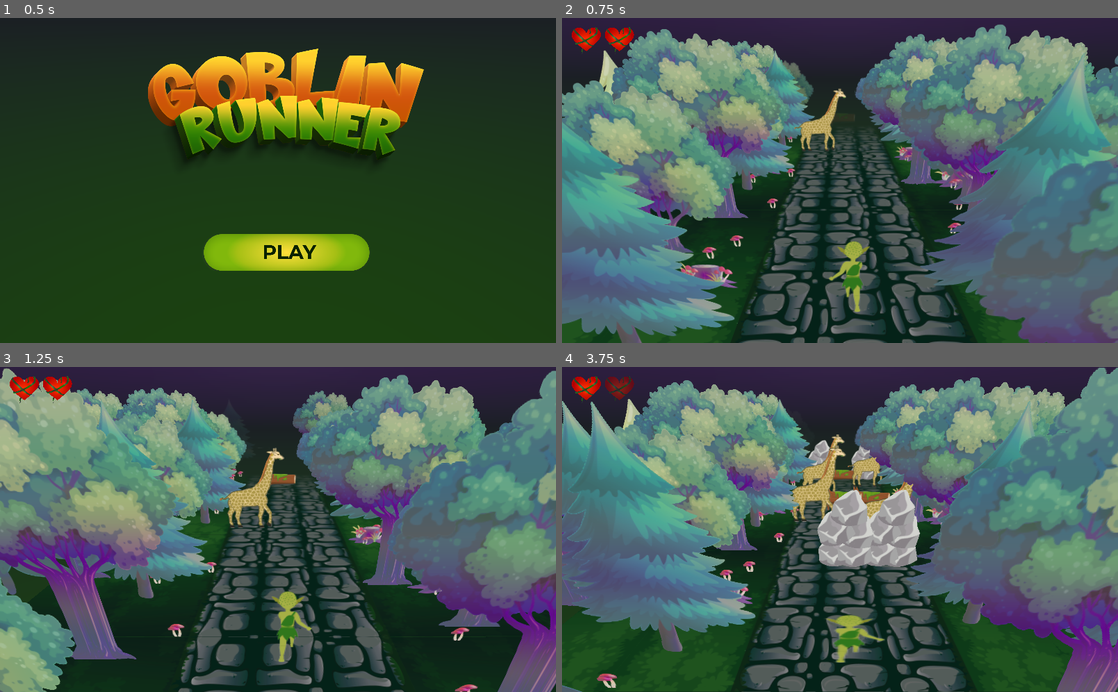
Above: before the commit, frames 1-4 (two rows, left to right).
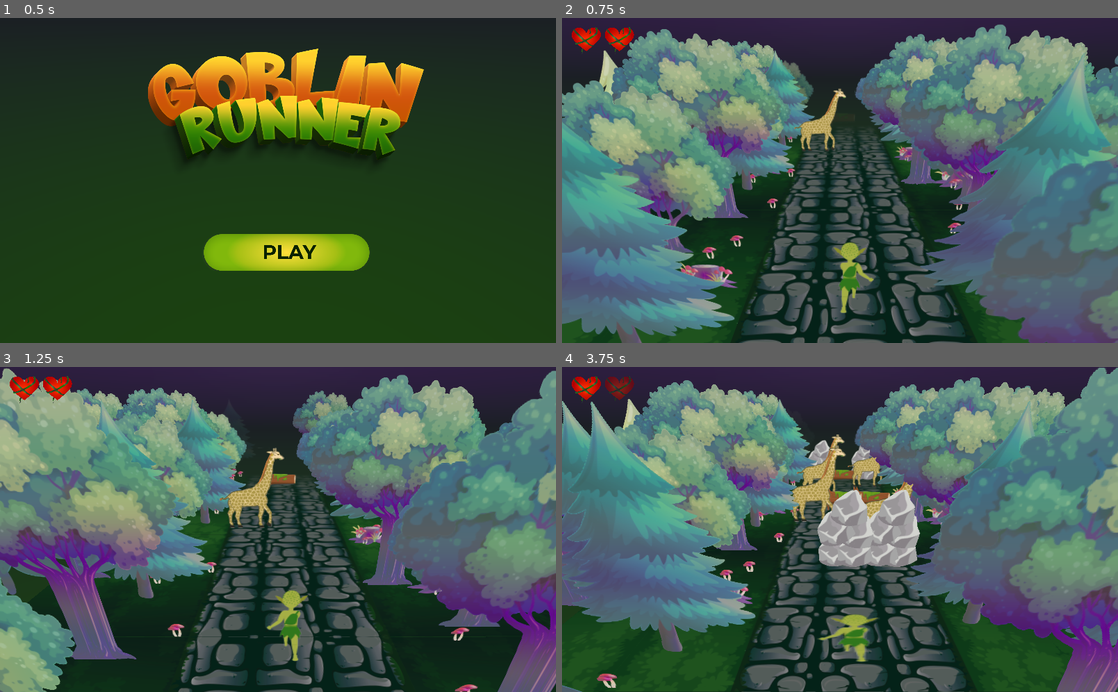
Above: after the commit, the same moments.

Repository: RafaelKuhn/globin
Game: Godot game, scene res://Menu.tscn
Same seed, same stepped clock (60 frames per second), same inputs: the game is played once before the commit and once after it.
Inputs (mouse positions are in pixels of both pictures, inside the frame that each line leads up to):
- Up to frame 1 (0.5 s): no input
- Up to frame 2 (0.75 s): click (851, 252) at 0.5 s
- Up to frame 3 (1.25 s): no input
- Up to frame 4 (3.75 s): tap Enter (ui_accept) at 1.25, 1.35, 1.52, 1.82, 2.27, 2.3, 2.57, 3.05 s; tap A (A_key) at 2.1 s; tap D (D_key) at 2.85 s; tap S (S_key) at 3.6 s

Frame 1 is identical in both runs. In frame 2, 0.5% of the frame differs, in the area x 48-57%, y 68-91%; in frame 3, 0.5%; in frame 4, 0.6%, in the area x 45-59%, y 76-92%.

Commit message:
refactor: node paths, folder structure, scale of menino ney

Diff:
--- a/Game.tscn
+++ b/Game.tscn
@@ -8,7 +8,6 @@
 [ext_resource path="res://obstacles/Gifa.tscn" type="PackedScene" id=6]
 [ext_resource path="res://hp/hp.gd" type="Script" id=7]
 [ext_resource path="res://obstacles/Win.tscn" type="PackedScene" id=8]
-[ext_resource path="res://obstacles/obstacle.gd" type="Script" id=9]
 
 [sub_resource type="ProceduralSky" id=2]
 sky_top_color = Color( 0.27339, 0.0858, 0.39, 1 )
@@ -430,18 +429,15 @@
 transform = Transform( 1, 0, 0, 0, 1, 0, 0, 0, 1, 1, 0, -187.853 )
 
 [node name="Win" parent="Obstacles" instance=ExtResource( 8 )]
-transform = Transform( 0.237947, 0, 0, 0, 0.237947, 0, 0, 0, 1.18973, 2, 0.534384, -194.33 )
-script = ExtResource( 9 )
+transform = Transform( 0.13, 0, 0, 0, 0.13, 0, 0, 0, 1, 2, 0, -194.33 )
 type = 3
 
 [node name="Win2" parent="Obstacles" instance=ExtResource( 8 )]
-transform = Transform( 0.237947, 0, 0, 0, 0.237947, 0, 0, 0, 1.18973, 3.18973, 0.534384, -194.33 )
-script = ExtResource( 9 )
+transform = Transform( 0.13, 0, 0, 0, 0.13, 0, 0, 0, 1, 3.18973, 0, -194.33 )
 type = 3
 
 [node name="Win3" parent="Obstacles" instance=ExtResource( 8 )]
-transform = Transform( 0.237947, 0, 0, 0, 0.237947, 0, 0, 0, 1.18973, 0.810266, 0.534384, -194.33 )
-script = ExtResource( 9 )
+transform = Transform( 0.13, 0, 0, 0, 0.13, 0, 0, 0, 1, 0.810266, 0, -194.33 )
 type = 3
 
 [node name="UI" type="Node2D" parent="."]
--- a/Menu.tscn
+++ b/Menu.tscn
@@ -1,8 +1,8 @@
 [gd_scene load_steps=6 format=2]
 
 [ext_resource path="res://menus/menu.gd" type="Script" id=1]
-[ext_resource path="res://menus/play(1).png" type="Texture" id=2]
-[ext_resource path="res://menus/GOBLIN-RUNNER-PNG.png" type="Texture" id=3]
+[ext_resource path="res://menus/sprites/play(1).png" type="Texture" id=2]
+[ext_resource path="res://menus/sprites/GOBLIN-RUNNER-PNG.png" type="Texture" id=3]
 
 [sub_resource type="ProceduralSky" id=2]
 sky_top_color = Color( 0.27339, 0.0858, 0.39, 1 )
--- a/game.gd
+++ b/game.gd
@@ -1,26 +1,36 @@
 extends Node
 
 const game_scene = preload("res://Game.tscn")
-const menu_scene = preload("res://Menu.tscn")
-const win_scene = preload("res://Won.tscn")
-const lost_scene = preload("res://Lost.tscn")
+
+const win_scene = preload("res://menus/Won.tscn")
+const lost_scene = preload("res://menus/Lost.tscn")
 
 const GAME_INSTANCE_NAME = "GAME_INSTANCE"
-const MENU_INSTANCE_NAME = "MENU_INSTANCE"
+
 const WIN_INSTANCE_NAME = "WIN_INSTANCE"
 const LOST_INSTANCE_NAME = "LOST_INSTANCE"
 
-func load_game_scene(): # TODO [prod]: menu limpa a si mesmo, o game não (ver)
+
+func lose_game():
+	load_lost_scene()
+
+func win_game():
+	load_won_scene()
+
+
+# TODO: [prod]: nunca se volta pra cena do menu, a cena do menu limpa a si mesma, o game não
+# const MENU_INSTANCE_NAME = "MENU_INSTANCE"
+# func load_menu_scene():
+# 	var menu_instance = menu_scene.instance()
+# 	menu_instance.name = MENU_INSTANCE_NAME
+# 	var root = get_tree().get_root()
+# 	root.remove_child(root.get_node(GAME_INSTANCE_NAME))
+# 	root.add_child(menu_instance)
+
+func load_game_scene():
 	var game_instance = game_scene.instance()
 	game_instance.name = GAME_INSTANCE_NAME
 	get_tree().get_root().add_child(game_instance)
-
-func load_menu_scene():
-	var menu_instance = menu_scene.instance()
-	menu_instance.name = MENU_INSTANCE_NAME
-	var root = get_tree().get_root()
-	root.remove_child(root.get_node(GAME_INSTANCE_NAME))
-	root.add_child(menu_instance)
 
 func load_won_scene():
 	var win_instance = win_scene.instance()
@@ -35,9 +45,3 @@
 	var root = get_tree().get_root()
 	root.remove_child(root.get_node(GAME_INSTANCE_NAME))
 	root.add_child(lost_instance)
-
-func lose_game():
-	load_lost_scene()
-
-func win_game():
-	load_won_scene()
--- a/global.gd
+++ b/global.gd
@@ -9,6 +9,8 @@
 const GAME_Z_START := -12
 const GAME_Z_END := 3.0
 
+const PLAYER_Z_POSITION := 0.0
+
 const ALPHA_INCREMENT_SPEED := 3.0
 
 const GAME_MANAGER_PATH = "/root/Game"
--- a/Won.tscn
+++ b/menus/Lost.tscn
@@ -1,9 +1,9 @@
 [gd_scene load_steps=7 format=2]
 
 [ext_resource path="res://menus/menu.gd" type="Script" id=1]
-[ext_resource path="res://dev/REPLAY.png" type="Texture" id=2]
-[ext_resource path="res://map/sprites/cogumelos.png" type="Texture" id=3]
-[ext_resource path="res://dev/GANHOU.png" type="Texture" id=4]
+[ext_resource path="res://map/sprites/cogumelos.png" type="Texture" id=2]
+[ext_resource path="res://menus/sprites/PERDEU.png" type="Texture" id=3]
+[ext_resource path="res://menus/sprites/REPLAY.png" type="Texture" id=4]
 
 [sub_resource type="ProceduralSky" id=2]
 sky_top_color = Color( 0.27339, 0.0858, 0.39, 1 )
@@ -32,7 +32,7 @@
 [node name="Goblin-Runner-Png" type="Sprite" parent="Menu"]
 position = Vector2( 527, 159 )
 scale = Vector2( 0.4, 0.4 )
-texture = ExtResource( 4 )
+texture = ExtResource( 3 )
 
 [node name="Camera" type="Camera" parent="Menu"]
 transform = Transform( -1, 3.6942e-05, -7.92224e-05, 0, 0.906308, 0.422618, 8.74122e-05, 0.422618, -0.906308, 1.871, 3.493, 2.888 )
@@ -55,14 +55,15 @@
 margin_right = 1411.0
 margin_bottom = 324.0
 rect_scale = Vector2( 0.3, 0.3 )
-texture_normal = ExtResource( 2 )
+texture_normal = ExtResource( 4 )
 __meta__ = {
 "_edit_use_anchors_": false
 }
 
 [node name="Sprite" type="Sprite" parent="Menu"]
 position = Vector2( 529.5, 328 )
+rotation = -3.14123
 scale = Vector2( 2.29986, 2.16689 )
-texture = ExtResource( 3 )
+texture = ExtResource( 2 )
 
 [connection signal="pressed" from="Menu/PlayButton" to="Menu" method="_on_PlayButton_pressed"]
--- a/Lost.tscn
+++ b/menus/Won.tscn
@@ -1,9 +1,9 @@
 [gd_scene load_steps=7 format=2]
 
 [ext_resource path="res://menus/menu.gd" type="Script" id=1]
-[ext_resource path="res://dev/REPLAY.png" type="Texture" id=2]
-[ext_resource path="res://map/sprites/cogumelos.png" type="Texture" id=3]
-[ext_resource path="res://dev/PERDEU.png" type="Texture" id=4]
+[ext_resource path="res://map/sprites/cogumelos.png" type="Texture" id=2]
+[ext_resource path="res://menus/sprites/GANHOU.png" type="Texture" id=3]
+[ext_resource path="res://menus/sprites/REPLAY.png" type="Texture" id=4]
 
 [sub_resource type="ProceduralSky" id=2]
 sky_top_color = Color( 0.27339, 0.0858, 0.39, 1 )
@@ -32,7 +32,7 @@
 [node name="Goblin-Runner-Png" type="Sprite" parent="Menu"]
 position = Vector2( 527, 159 )
 scale = Vector2( 0.4, 0.4 )
-texture = ExtResource( 4 )
+texture = ExtResource( 3 )
 
 [node name="Camera" type="Camera" parent="Menu"]
 transform = Transform( -1, 3.6942e-05, -7.92224e-05, 0, 0.906308, 0.422618, 8.74122e-05, 0.422618, -0.906308, 1.871, 3.493, 2.888 )
@@ -55,15 +55,14 @@
 margin_right = 1411.0
 margin_bottom = 324.0
 rect_scale = Vector2( 0.3, 0.3 )
-texture_normal = ExtResource( 2 )
+texture_normal = ExtResource( 4 )
 __meta__ = {
 "_edit_use_anchors_": false
 }
 
 [node name="Sprite" type="Sprite" parent="Menu"]
 position = Vector2( 529.5, 328 )
-rotation = -3.14123
 scale = Vector2( 2.29986, 2.16689 )
-texture = ExtResource( 3 )
+texture = ExtResource( 2 )
 
 [connection signal="pressed" from="Menu/PlayButton" to="Menu" method="_on_PlayButton_pressed"]
--- a/obstacles/Obstacle.gd
+++ b/obstacles/Obstacle.gd
@@ -9,19 +9,23 @@
 
 var has_collided := false
 
-
+# TODO: make this work with global positions
 func _ready():
-	if translation.z < Global.GAME_Z_START:
+	# var global_pos = to_global(translation)
+	var global_pos = translation
+	if global_pos.z < Global.GAME_Z_START:
 		sprite.modulate.a = 0.0
 
 func _process(delta: float) -> void:
+	var global_pos = translation
 	translation.z += delta * Global.GAME_SPEED
-	if !has_collided && translation.z >= 0:
+	if global_pos.z > Global.GAME_Z_END:
+		has_collided = true
+		queue_free()
+
+	if !has_collided && global_pos.z >= Global.PLAYER_Z_POSITION:
 		has_collided = true
 		emit_signal("on_any_collision", round(translation.x), type)
 
-	if translation.z > 3:
-		queue_free()
-
-	if translation.z > Global.GAME_Z_START:
+	if global_pos.z > Global.GAME_Z_START:
 		sprite.modulate.a += delta * Global.ALPHA_INCREMENT_SPEED
--- a/obstacles/Win.tscn
+++ b/obstacles/Win.tscn
@@ -1,11 +1,12 @@
 [gd_scene load_steps=3 format=2]
 
-[ext_resource path="res://dev/obstacles/dev_arvore.png" type="Texture" id=1]
+[ext_resource path="res://obstacles/sprites/menino-ney.png" type="Texture" id=1]
 [ext_resource path="res://obstacles/obstacle.gd" type="Script" id=2]
 
 [node name="Win" type="Spatial"]
+transform = Transform( 0.15, 0, 0, 0, 0.15, 0, 0, 0, 0.15, 0, 0, 0 )
 script = ExtResource( 2 )
 
 [node name="Sprite" type="Sprite3D" parent="."]
-transform = Transform( 0.25, 0, 0, 0, 0.25, 0, 0, 0, 0.5, 0, 0, 0 )
+transform = Transform( 1, 0, 0, 0, 1, 0, 0, 0, 1, 0, 10, 0 )
 texture = ExtResource( 1 )
--- a/player/player.gd
+++ b/player/player.gd
@@ -153,6 +153,9 @@
 ##################### colisão dos objetos #####################
 # callback para quando algum objeto chega na posição z do player
 func _on_any_obstacle_z_collision(lane_obstacle_x: int, obj_type) -> void:
+	if obj_type == Global.OBSTACLE_TYPE.WIN:
+		get_node(Global.GAME_MANAGER_PATH).win_game()
+
 	var has_collided_in_current_lane = lane_obstacle_x == lane && lane_switch_progress > lane_switch_allowed_collision_gap
 	var has_collided_while_switching_lanes = lane_obstacle_x == previous_lane && lane_switch_progress < lane_switch_allowed_collision_gap
 
@@ -169,8 +172,6 @@
 		Global.OBSTACLE_TYPE.TOCO:
 			if (vertical_state != VerticalState.JUMPING):
 				lose_hp()
-		Global.OBSTACLE_TYPE.WIN:
-			get_node(Global.GAME_MANAGER_PATH).win_game()
 
 func lose_hp():
 	emit_signal("damage_taken")
--- a/player/player.tscn
+++ b/player/player.tscn
@@ -15,9 +15,9 @@
 "name": "falling",
 "speed": 5.0
 }, {
-"frames": [ ExtResource( 4 ), ExtResource( 5 ) ],
+"frames": [ ExtResource( 3 ), ExtResource( 1 ) ],
 "loop": true,
-"name": "abananding",
+"name": "running",
 "speed": 5.0
 }, {
 "frames": [ ExtResource( 7 ) ],
@@ -25,9 +25,9 @@
 "name": "jumping",
 "speed": 5.0
 }, {
-"frames": [ ExtResource( 3 ), ExtResource( 1 ) ],
+"frames": [ ExtResource( 4 ), ExtResource( 5 ) ],
 "loop": true,
-"name": "running",
+"name": "abananding",
 "speed": 5.0
 } ]
 
@@ -42,6 +42,7 @@
 transform = Transform( 0.1, 0, 0, 0, 0.1, 0, 0, 0, 0.1, 0, 0.426, 0 )
 frames = SubResource( 1 )
 animation = "running"
+frame = 1
 playing = true
 
 [node name="JumpTimer" type="Timer" parent="."]
--- a/project.godot
+++ b/project.godot
@@ -22,7 +22,7 @@
 
 config/name="Globin"
 run/main_scene="res://Menu.tscn"
-config/icon="res://menus/GOBLIN-RUNNER-PNG.png"
+config/icon="res://menus/sprites/GOBLIN-RUNNER-PNG.png"
 config/macos_native_icon="Globin"
 config/windows_native_icon="Globin"
 
Not shown: 1 places in Game.tscn that only renumber resources
Renamed: dev/GANHOU.png -> menus/sprites/GANHOU.png
Not shown, changed: menus/sprites/GANHOU.png.import
Renamed: menus/GOBLIN-RUNNER-PNG.png -> menus/sprites/GOBLIN-RUNNER-PNG.png
Not shown, changed: menus/sprites/GOBLIN-RUNNER-PNG.png.import
Renamed: dev/PERDEU.png -> menus/sprites/PERDEU.png
Not shown, changed: menus/sprites/PERDEU.png.import
Renamed: dev/REPLAY.png -> menus/sprites/REPLAY.png
Not shown, changed: menus/sprites/REPLAY.png.import
Renamed: menus/play(1).png -> menus/sprites/play(1).png
Not shown, changed: menus/sprites/play(1).png.import
Renamed: dev/obstacles/dev_arvore.png -> obstacles/sprites/menino-ney.png
(and 1 more such lines)
